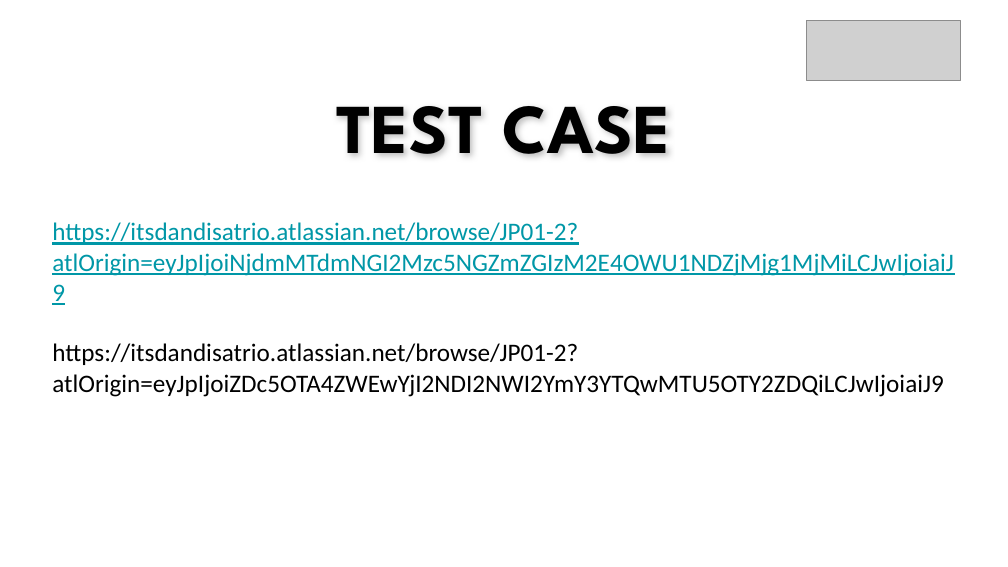
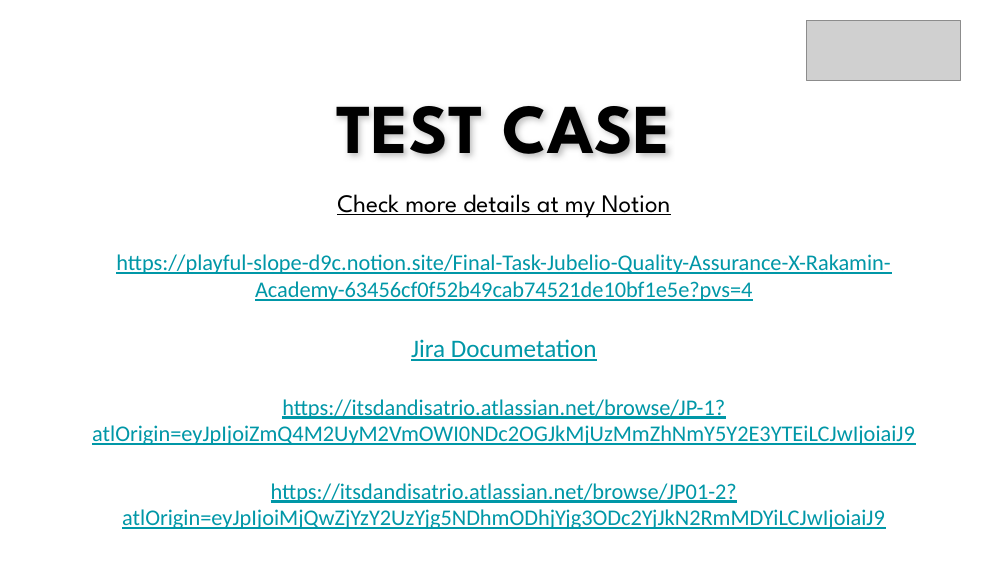
Before and after one commit to dandisatrio/vip_finaltask_jubelio_qa, a slide deck: slide 5 of FinalTask_Jubelio_QA_Bambang Satrio Gandhi.pptx. Drawn at 1008x567 pixels with LibreOffice and Linux fonts; fonts in the diff are those of the drawing; grey boxes stand for pictures; background and template pictures are left out. Boxes give left, top, right and bottom in pixels: in the first picture for what was removed or moved away, otherwise in the second. Text is boxed around its words. In the diff, an @@ line names an element or a change of style, - is before the commit and + after.

Commit message:
add presentation

```diff
--- a/FinalTask_Jubelio_QA_Bambang Satrio Gandhi.pptx
+++ b/FinalTask_Jubelio_QA_Bambang Satrio Gandhi.pptx
@@ text added at [92, 194, 915, 529], 16 pt, text #0097A7, underline @@
+Check more details at my Notion
+https://playful-slope-d9c.notion.site/Final-Task-Jubelio-Quality-Assurance-X-Rakamin-Academy-63456cf0f52b49cab74521de10bf1e5e?pvs=4
+Jira Documetation
+https://itsdandisatrio.atlassian.net/browse/JP-1?atlOrigin=eyJpIjoiZmQ4M2UyM2VmOWI0NDc2OGJkMjUzMmZhNmY5Y2E3YTEiLCJwIjoiaiJ9
+https://itsdandisatrio.atlassian.net/browse/JP01-2?atlOrigin=eyJpIjoiMjQwZjYzY2UzYjg5NDhmODhjYjg3ODc2YjJkN2RmMDYiLCJwIjoiaiJ9
@@ text removed at [52, 222, 954, 397] @@
-https://itsdandisatrio.atlassian.net/browse/JP01-2?atlOrigin=eyJpIjoiNjdmMTdmNGI2Mzc5NGZmZGIzM2E4OWU1NDZjMjg1MjMiLCJwIjoiaiJ9
-https://itsdandisatrio.atlassian.net/browse/JP01-2?atlOrigin=eyJpIjoiZDc5OTA4ZWEwYjI2NDI2NWI2YmY3YTQwMTU5OTY2ZDQiLCJwIjoiaiJ9
```
Also in this commit, not shown: 3 other slides changed.
